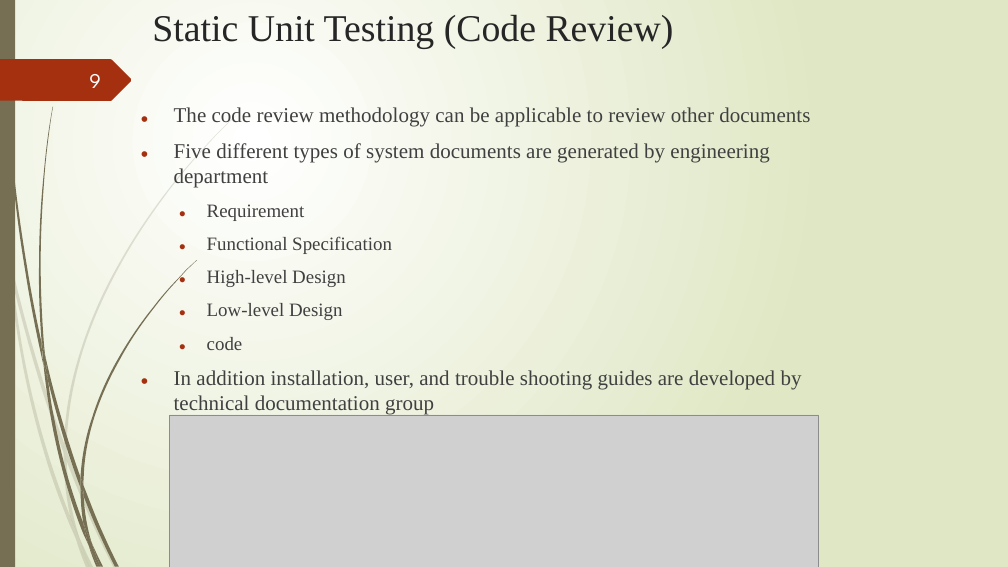
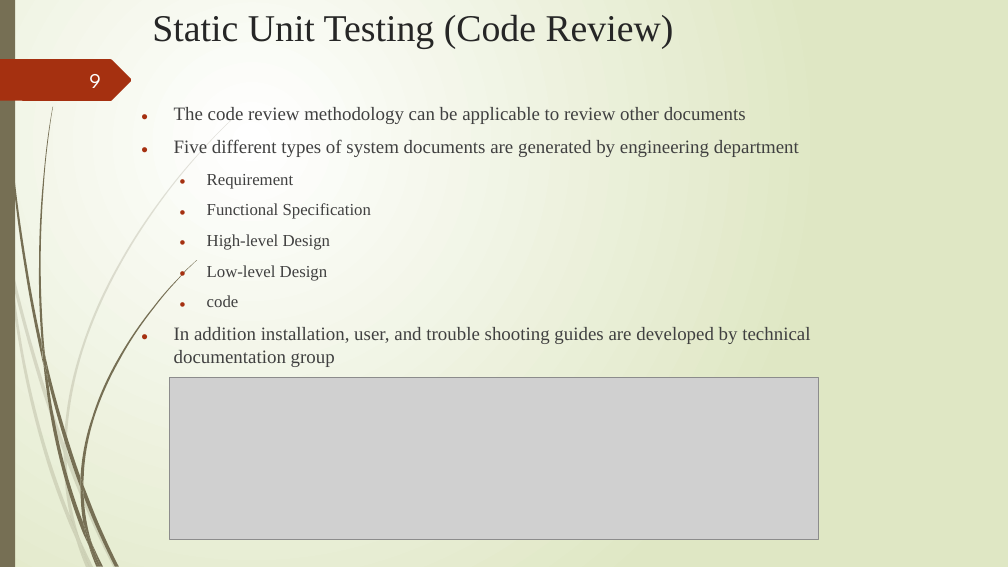
Before and after one commit to arshah-lamees/semester-notes, a slide deck: slide 9 of software testing/notes/Week2 Types of testing.pptx. Drawn at 1008x567 pixels with LibreOffice and Linux fonts; fonts in the diff are those of the drawing; grey boxes stand for pictures. Boxes give left, top, right and bottom in pixels: in the first picture for what was removed or moved away, otherwise in the second. Text is boxed around its words. In the diff, an @@ line names an element or a change of style, - is before the commit and + after.

```diff
--- a/software testing/notes/Week2 Types of testing.pptx
+++ b/software testing/notes/Week2 Types of testing.pptx
@@ text "The code review methodology can ..." at <box>174,107,810,367</box>: size 20 to 18 pt in "The code review methodology can be applicable ...", "Five different types of system documents are ...", "In addition installation, user, and trouble shooting ..."; size 18 to 16 pt in "Requirement", "Functional Specification", "High-level Design", "Low-level Design" and 1 more places @@
@@ picture: place and size @@
-picture at <box>170,415,819,567</box>
+picture at <box>170,378,819,540</box>
```
Also in this commit, not shown: 12 other files.
